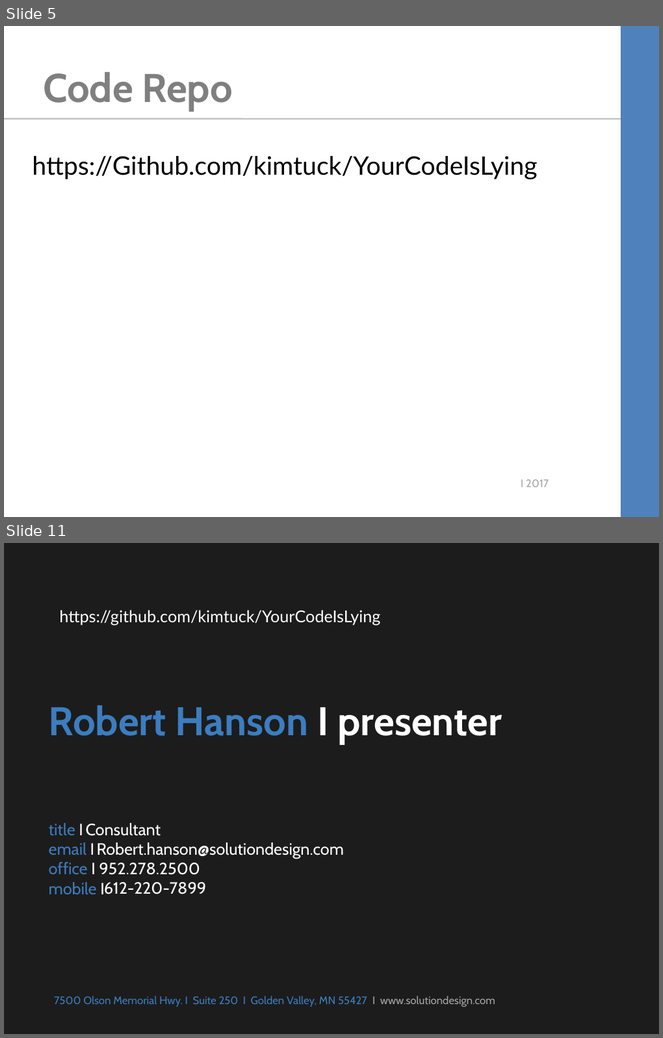
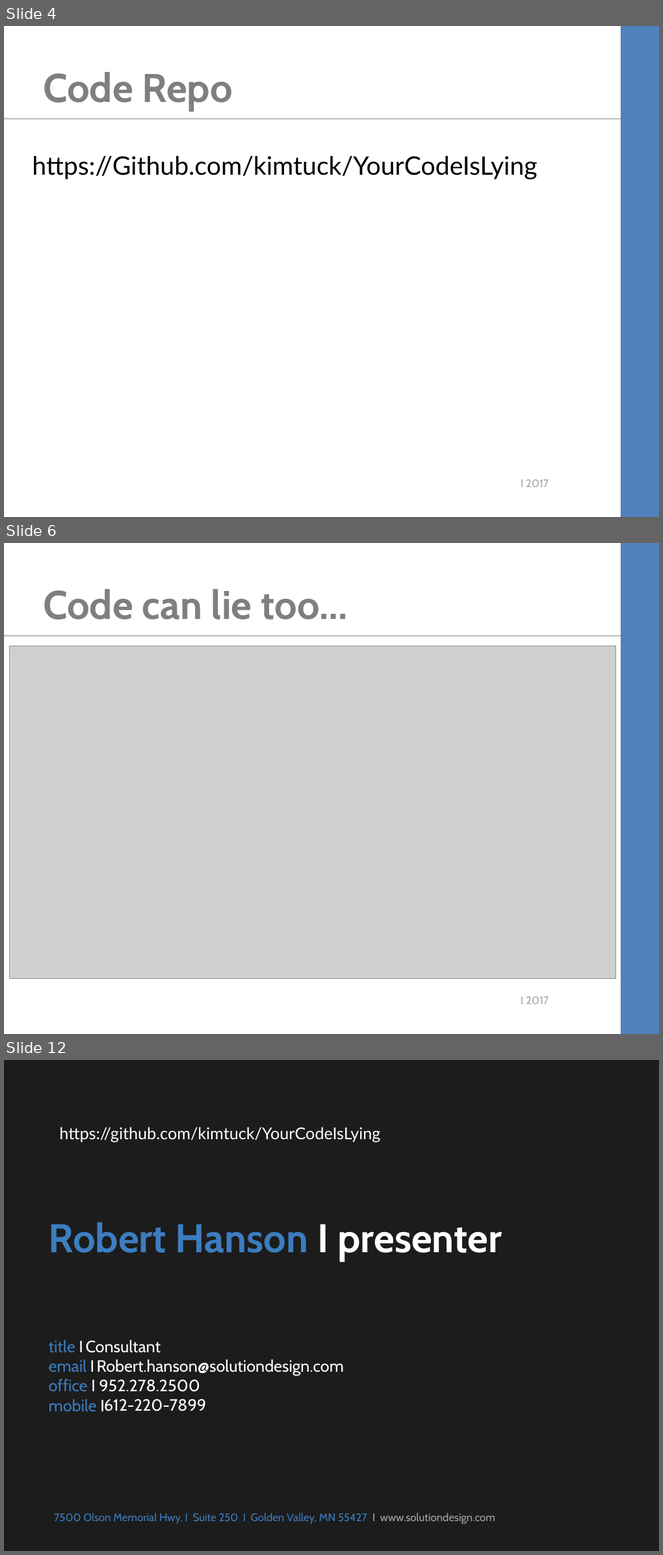
Before and after one commit to kimtuck/YourCodeIsLying, a slide deck: YourCodeIsLying.ppt. Shown one above the other, each under a label of ours: slides 5 and 11 before the commit, slides 4, 6 and 12 after it; the slides between them are not shown. The pictures are 663x1038 and 663x1555 pixels, drawn with LibreOffice and Linux fonts; fonts in the diff are those of the drawing; grey boxes stand for pictures; background and template pictures are left out. Boxes give left, top, right and bottom in pixels: in the first picture for what was removed or moved away, otherwise in the second. Text is boxed around its words. In the diff, an @@ line names an element or a change of style, - is before the commit and + after.

```diff
--- a/YourCodeIsLying.ppt
+++ b/YourCodeIsLying.ppt
@@ slide 6 added at bbox=[4, 543, 659, 1034], background #FFFFFF; not listed: 3 template elements that a slide beside it also shows @@
@@ title added at bbox=[43, 589, 348, 620], 44 pt, text #7F7F7F, bold @@
+Code can lie too…
@@ picture added at bbox=[9, 646, 616, 979] @@
@@ what was slide 5 is now slide 4 @@
@@ what was slide 11 is now slide 12 @@
```
Also in this commit, not shown: 2 slides changed, 4 other slides added, 4 slides removed, 3 other files.
